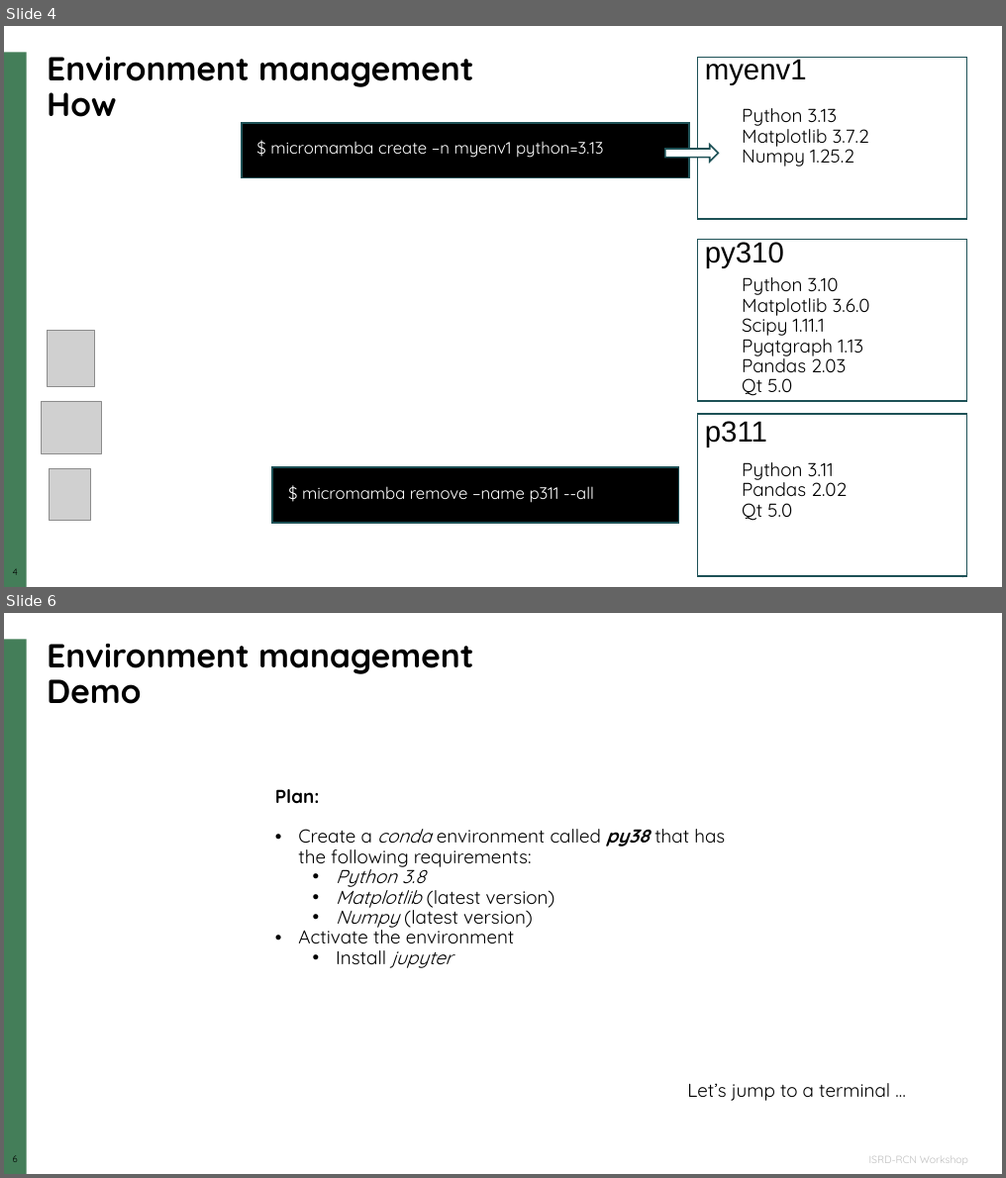
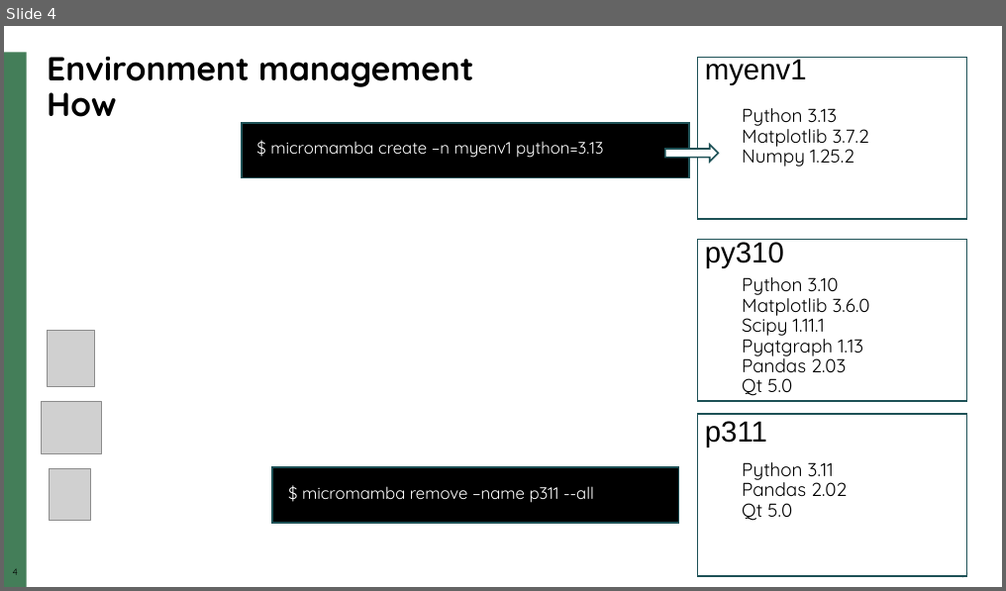
Before and after one commit to neutrons/ns-computation-tutorial, a slide deck: lectures/NXS_2025_environment_and_running_python_options.pptx. Shown one above the other, each under a label of ours: slides 4 and 6 before the commit, slide 4 after it; the slides between them are not shown. The pictures are 1006x1178 and 1006x591 pixels, drawn with LibreOffice and Linux fonts; fonts in the diff are those of the drawing; grey boxes stand for pictures; background and template pictures are left out. Boxes give left, top, right and bottom in pixels: in the first picture for what was removed or moved away, otherwise in the second. Text is boxed around its words. In the diff, an @@ line names an element or a change of style, - is before the commit and + after.

```diff
--- a/lectures/NXS_2025_environment_and_running_python_options.pptx
+++ b/lectures/NXS_2025_environment_and_running_python_options.pptx
@@ slide 6 removed at bbox=[4, 613, 1002, 1174], background #FFFFFF; not listed: 4 template elements that a slide beside it also shows @@
@@ title removed at bbox=[47, 644, 473, 704] @@
-Environment management
-Demo
@@ text removed at bbox=[275, 789, 725, 968] @@
-Plan:
-• Create a conda environment called py38 that has the following requirements:
-  • Python 3.8
-  • Matplotlib (latest version)
-  • Numpy (latest version)
-• Activate the environment
-  • Install jupyter
@@ text removed at bbox=[687, 1083, 890, 1101] @@
-Let’s jump to a terminal …
```
Also in this commit, not shown: 4 slides changed, 2 slides added, 1 other slide removed.
